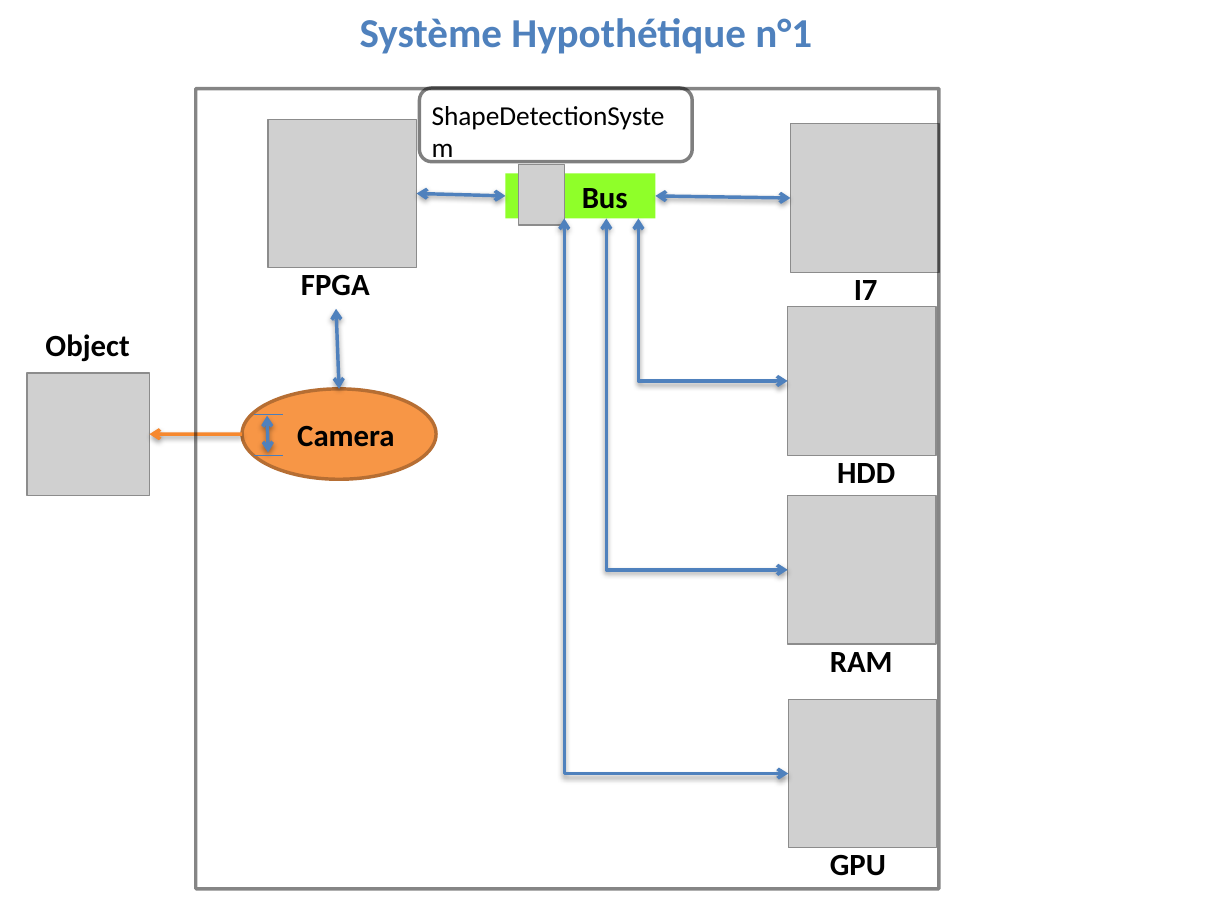
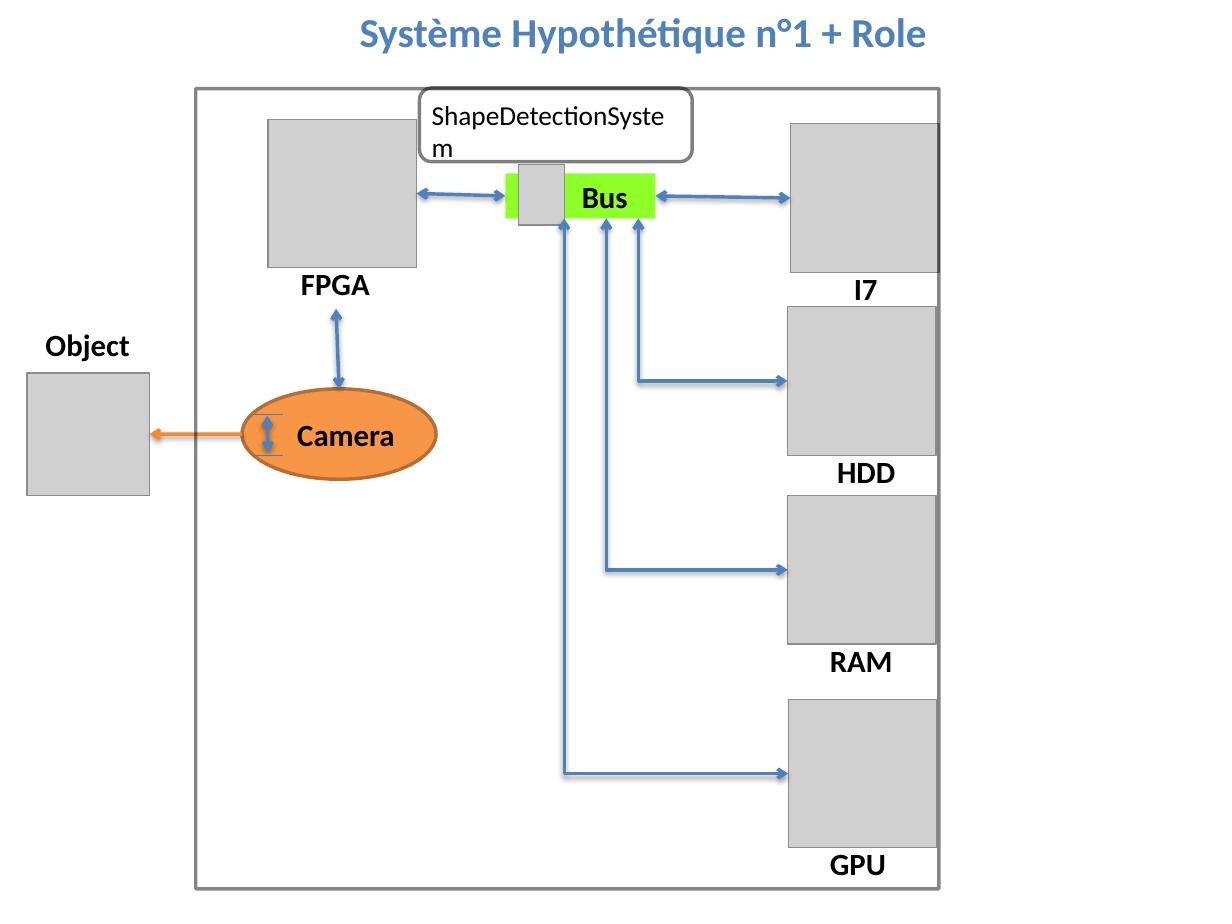
Before and after one commit to joelchampeau/idm_modsoc, a slide deck: slide 4 of documentation/docTravail/seancesTravail/Déroulement d’une attaque sur un système.pptx (slide 2 before the commit). Drawn at 1232x924 pixels with LibreOffice and Linux fonts; fonts in the diff are those of the drawing; grey boxes stand for pictures. Boxes give left, top, right and bottom in pixels: in the first picture for what was removed or moved away, otherwise in the second. Text is boxed around its words. In the diff, an @@ line names an element or a change of style, - is before the commit and + after.

```diff
--- a/documentation/docTravail/seancesTravail/Déroulement d’une attaque sur un système.pptx
+++ b/documentation/docTravail/seancesTravail/Déroulement d’une attaque sur un système.pptx
@@ text at bbox=[360, 18, 926, 54]: text changed @@
-Système Hypothétique n°1
+Système Hypothétique n°1 + Role
```
Also in this commit, not shown: 2 slides added, 1 other file.
